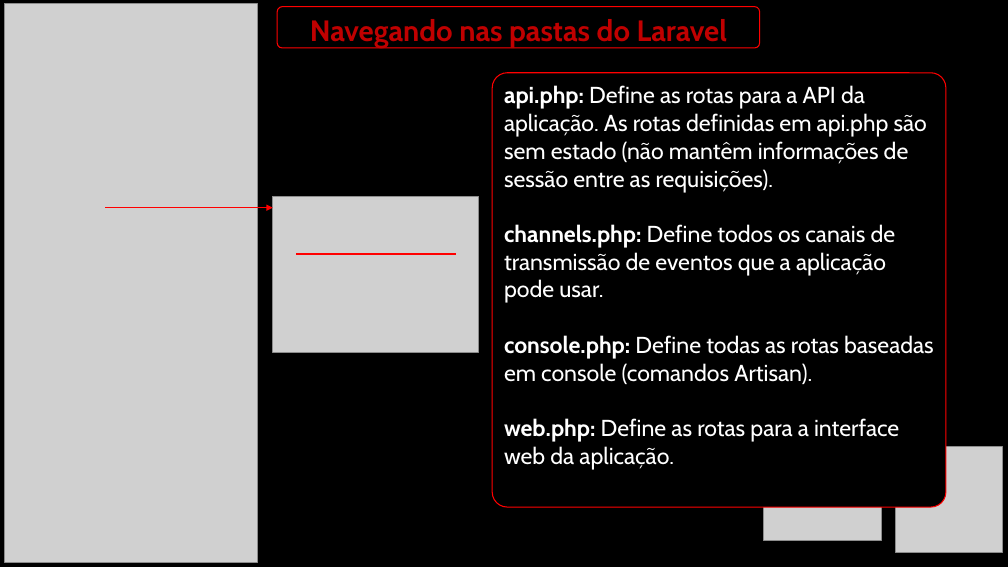
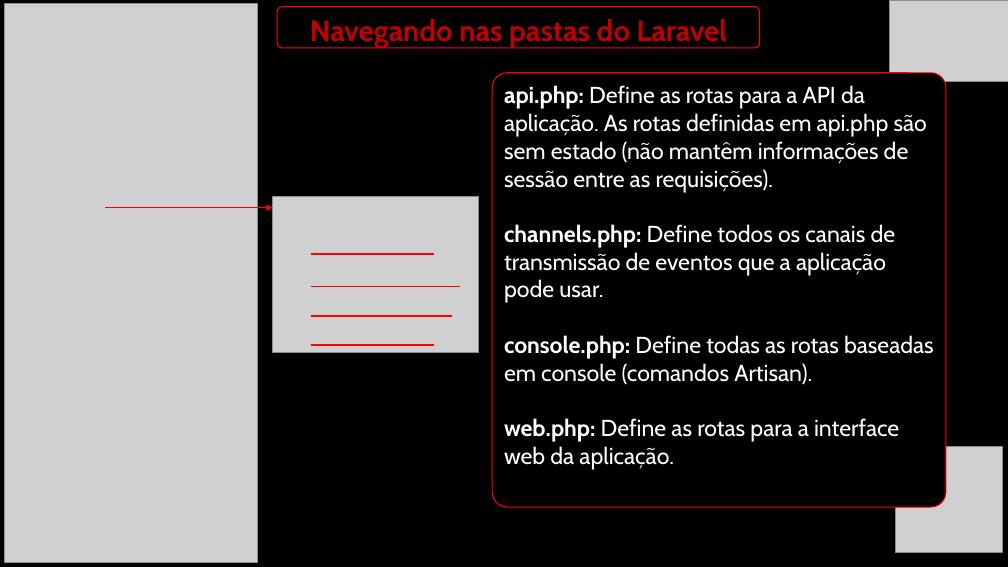
Before and after one commit to PabloGarcia48/AlunosSenac_23-2M_Back, a slide deck: slide 17 of PPTs/4.11-Intro_Laravel.pptx. Drawn at 1008x567 pixels with LibreOffice and Linux fonts; fonts in the diff are those of the drawing; grey boxes stand for pictures. Boxes give left, top, right and bottom in pixels: in the first picture for what was removed or moved away, otherwise in the second. Text is boxed around its words. In the diff, an @@ line names an element or a change of style, - is before the commit and + after.

```diff
--- a/PPTs/4.11-Intro_Laravel.pptx
+++ b/PPTs/4.11-Intro_Laravel.pptx
@@ picture: place and size @@
-picture at (764,459,882,541)
+picture at (890,0,1008,82)
@@ line moved from (296, 254) - (457, 254) to (311, 254) - (434, 254) @@
@@ line added from (311, 287) to (460, 287), #FF0000 1.5 pt @@
@@ line added from (311, 316) to (452, 316), #FF0000 1.5 pt @@
@@ line added from (311, 345) to (434, 345), #FF0000 1.5 pt @@
```
Also in this commit, not shown: 7 other slides changed.
